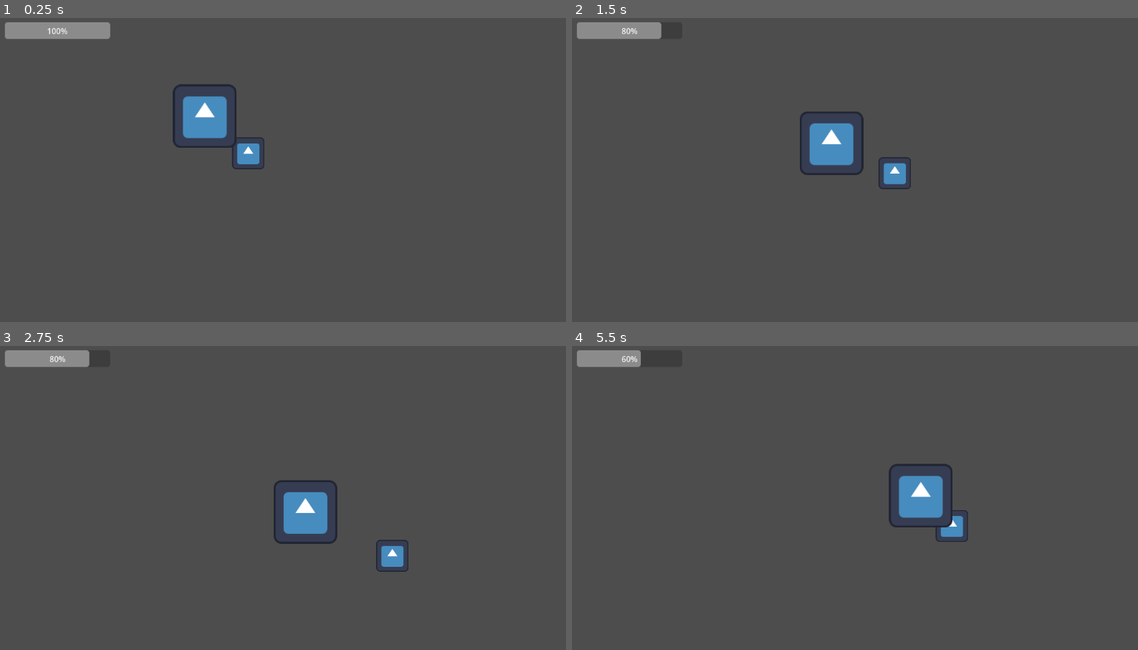
Above: before the commit, frames 1-4 (two rows, left to right).
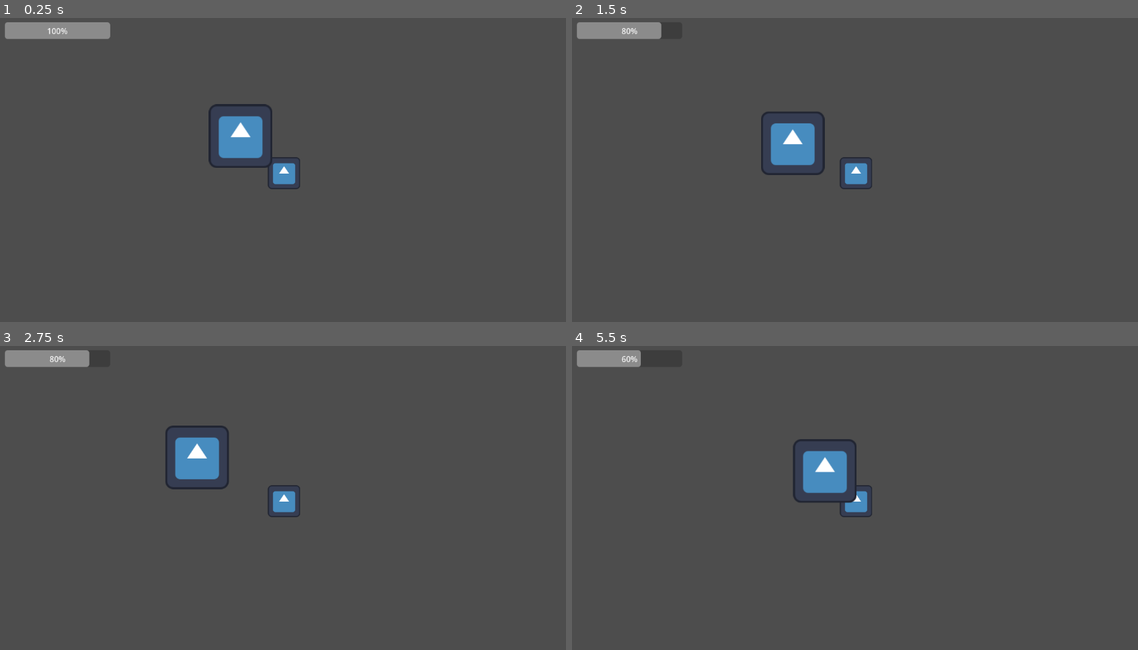
Above: after the commit, the same moments.

Repository: nuaht1/Eksamens-Projekt
Game: Godot game, scene res://node_2d.tscn
Same seed, same stepped clock (60 frames per second), same inputs: the game is played once before the commit and once after it. The engine's default icon, where the game draws it, is replaced by a stand-in: a white triangle on a blue panel in a dark square.
Inputs:
- Up to frame 1 (0.25 s): no input
- Up to frame 2 (1.5 s): hold Right (ui_right) 0.53-1.28 s; hold Down (ui_down) from 1.28 s (still down)
- Up to frame 3 (2.75 s): release Down (ui_down) at 2.03 s; hold Right (ui_right) from 2.03 s (still down)
- Up to frame 4 (5.5 s): release Right (ui_right) at 2.78 s; hold Up (ui_up) 2.78-3.53 s; hold Left (ui_left) 3.53-5.03 s; hold Down (ui_down) from 5.03 s (still down)

The runs differ from the first frame. In frame 1, 2.8% of the frame differs, in the area x 30-54%, y 21-57%; in frame 2, 3.0%; in frame 3, 3.2%; in frame 4, 3.4%, in the area x 38-70%, y 30-65%.

Commit message:
Camera follows the player

Diff:
--- a/eksamens-projekt/node_2d.tscn
+++ b/eksamens-projekt/node_2d.tscn
@@ -29,6 +29,8 @@
 [node name="NavigationRegion2D" type="NavigationRegion2D" parent="CharacterBody2D"]
 navigation_polygon = SubResource("NavigationPolygon_0e48y")
 
+[node name="Camera2D" type="Camera2D" parent="CharacterBody2D"]
+
 [node name="Acid_Slime" parent="." instance=ExtResource("3_epypp")]
 
 [node name="UI" type="CanvasLayer" parent="."]
